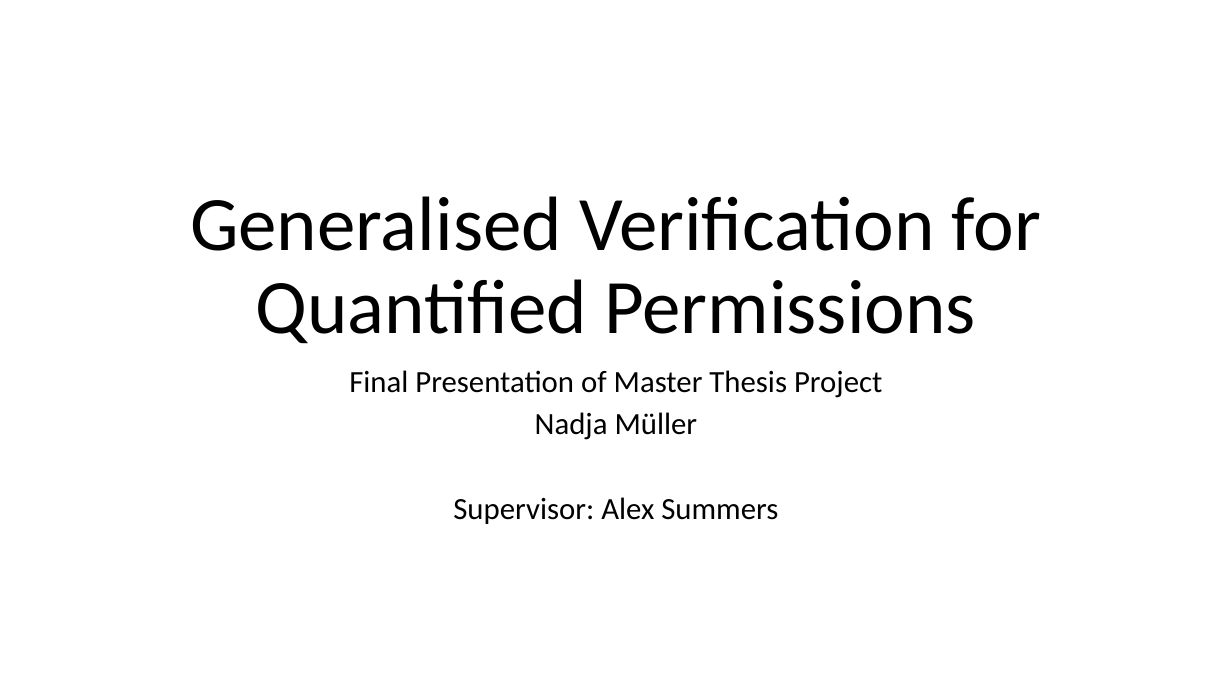
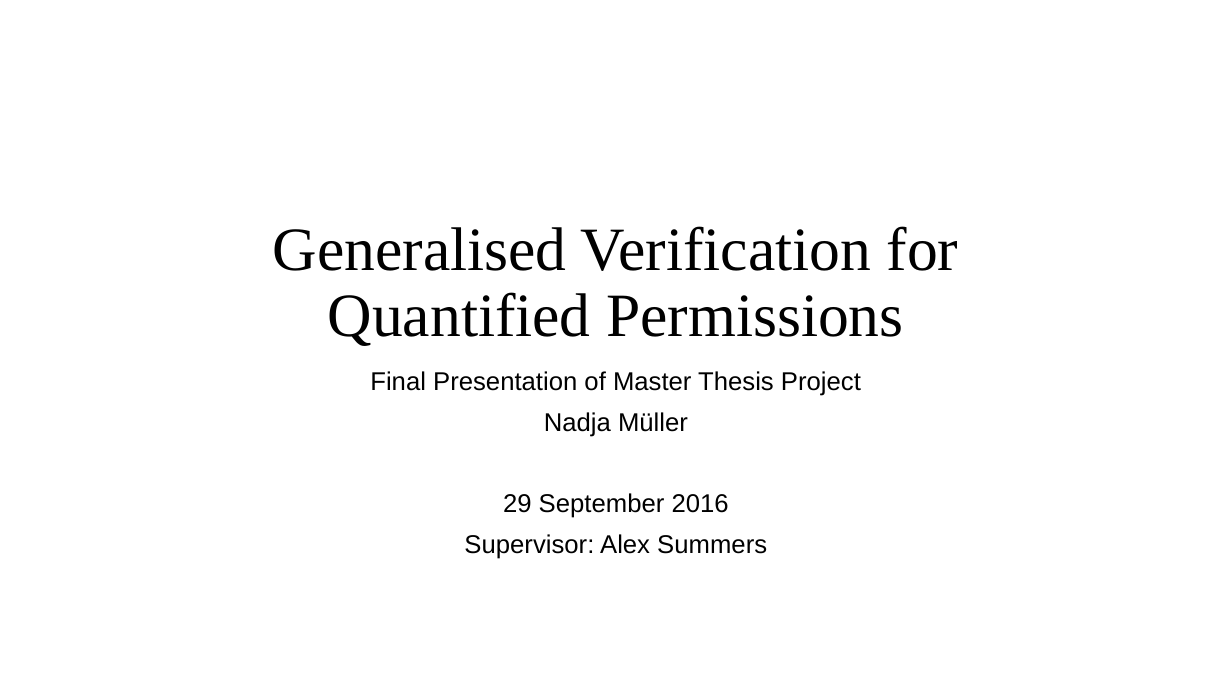
Before and after one commit to Aimenel/MT, a slide deck: slide 1 of presentations/Final Presentation/Final.pptx. Drawn at 1232x693 pixels with LibreOffice and Linux fonts; fonts in the diff are those of the drawing. Boxes give left, top, right and bottom in pixels: in the first picture for what was removed or moved away, otherwise in the second. Text is boxed around its words. In the diff, an @@ line names an element or a change of style, - is before the commit and + after.

Commit message:
report quantified predicate intro and verification condition generation, report formatting, halfdone

```diff
--- a/presentations/Final Presentation/Final.pptx
+++ b/presentations/Final Presentation/Final.pptx
@@ title "Generalised Verification for Quantified Permissions" at [273,226,959,346]: size 60 to 48 pt, font Calibri to Times New Roman @@
@@ subtitle at [370,371,861,559]: size 24 to 20 pt, font Calibri to Arial in "Final Presentation of Master Thesis Project", "Nadja Müller", "Supervisor: Alex Summers"; line spacing 0.8 to 0.9 @@
@@ subtitle at [503,493,729,518]: paragraph added @@
+29 September 2016
```
Also in this commit, not shown: 21 other slides changed, 1 other file.
